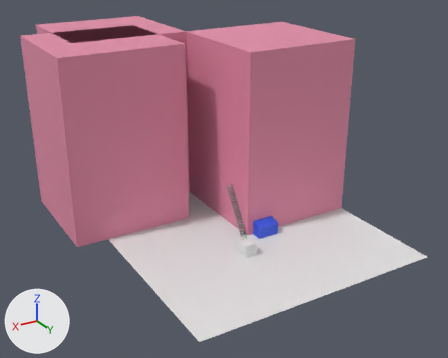
One commit to the Blender file roughScene/RoughScene.blend: the scene before it, then after it.
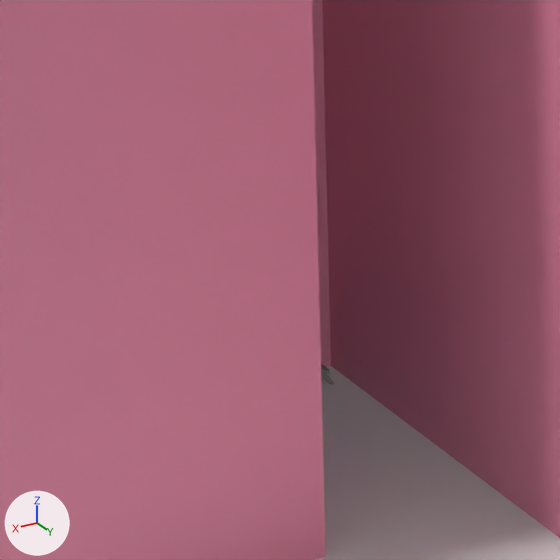
The first picture shows the older version from a camera (50 mm lens) standing at (39.5, 75.1, 48.6) and looking at (-9.0, -5.7, 8.2). The close-ups show both versions on the part from 32% to 49% of the width and 40% to 61% of the height of that picture; other places that the commit changed are outside them. Arrows for +X, +Y and +Z are at lower left; the lights stay in place.

Script lines for the objects in view, before the commit:
```python
ob_building = bpy.data.objects.new('Building', me_cube)
ob_building.location = (-20.0, -10.0, 15.0)
ob_building.scale = (10.0, 10.0, 15.0)
ob_cube_003 = bpy.data.objects.new('Cube.003', me_cube_012)
ob_cube_003.location = (-5.81, -17.93, 1.22)
ob_cube_003.rotation_euler = (0.0, 0.0, 3.142)  # degrees (0, 0, 180)
ob_cube_003.scale = (0.91, 1.83, 1.22)
ob_cylinder_001 = bpy.data.objects.new('Cylinder.001', me_cylinder_001)
ob_cylinder_001.location = (-8.63, -19.73, 0.24)
ob_cylinder_001.scale = (0.131, 0.131, 0.241)
ob_escape_001 = bpy.data.objects.new('Escape.001', me_cube_011)
ob_escape_001.location = (-7.11, -19.05, 3.69)
ob_escape_001.rotation_euler = (0.576, 0.0, 1.571)  # degrees (33, 0, 90)
ob_escape_001.scale = (0.05, 0.05, 4.5)
ob_pizza_box_001 = bpy.data.objects.new('Pizza Box.001', me_cube_014)
ob_pizza_box_001.location = (-7.95, -19.25, 0.05)
ob_pizza_box_001.rotation_euler = (0.0, 0.0, 0.546)  # degrees (0, 0, 31)
ob_pizza_box_001.scale = (0.4, 0.4, 0.0508)
# also in view: 'Building.002' at (5.2, -20.6, 15.0); 'Building.001' at (0.0, -30.0, 15.0); 'Ground' at (-10.0, 0.0, 0.0)
```
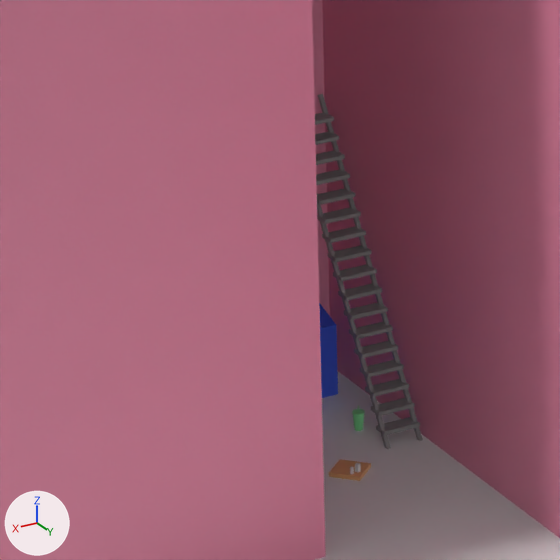
Scene script edits in JSON lines:
```json
{"op": "set", "path": "ob_escape_001.location", "old": "(-7.11, -19.05, 3.69)", "new": "(-8.91, -17.41, 3.69)"}
{"op": "set", "path": "ob_escape_001.rotation_euler", "old": "(0.576, 0.0, 1.571)", "new": "(0.576, 0.0, 1577.0)", "note": "degrees (33, 0, 90) -> degrees (33, 0, 355)"}
{"op": "set", "path": "ob_cube_003.location", "old": "(-5.81, -17.93, 1.22)", "new": "(-7.52, -19.31, 1.22)"}
{"op": "set", "path": "ob_cube_003.rotation_euler", "old": "(0.0, 0.0, 3.142)", "new": "(0.0, 0.0, 1579.0)", "note": "degrees (0, 0, 180) -> degrees (0, 0, 110)"}
{"op": "set", "path": "ob_cylinder_001.location", "old": "(-8.63, -19.73, 0.24)", "new": "(-8.81, -16.32, 0.24)"}
{"op": "set", "path": "ob_pizza_box_001.location", "old": "(-7.95, -19.25, 0.05)", "new": "(-7.48, -14.29, 0.05)"}
{"op": "set", "path": "ob_pizza_box_001.rotation_euler", "old": "(0.0, 0.0, 0.546)", "new": "(0.0, 0.0, 0.739)", "note": "degrees (0, 0, 31) -> degrees (0, 0, 42)"}
```

Boxes (x1, y1, x2, y2) around the edits, measured in the close-ups (560 x 560 px):
```json
{"object": "Escape.001", "change": "moved, turned", "before": [321, 364, 334, 385], "after": [315, 94, 423, 449]}
{"object": "Cube.003", "change": "moved, turned", "after": [319, 303, 338, 398], "on screen": "not visible before"}
{"object": "Pizza Box.001", "change": "moved, turned", "after": [329, 459, 371, 481], "on screen": "not visible before"}
{"object": "Cylinder.001", "change": "moved", "after": [352, 406, 365, 431], "on screen": "not visible before"}
{"object": "Cube.004", "change": "moved, turned", "after": [355, 463, 361, 472], "on screen": "not visible before"}
{"object": "Cube.005", "change": "moved, turned", "after": [350, 467, 354, 474], "on screen": "not visible before"}
```
